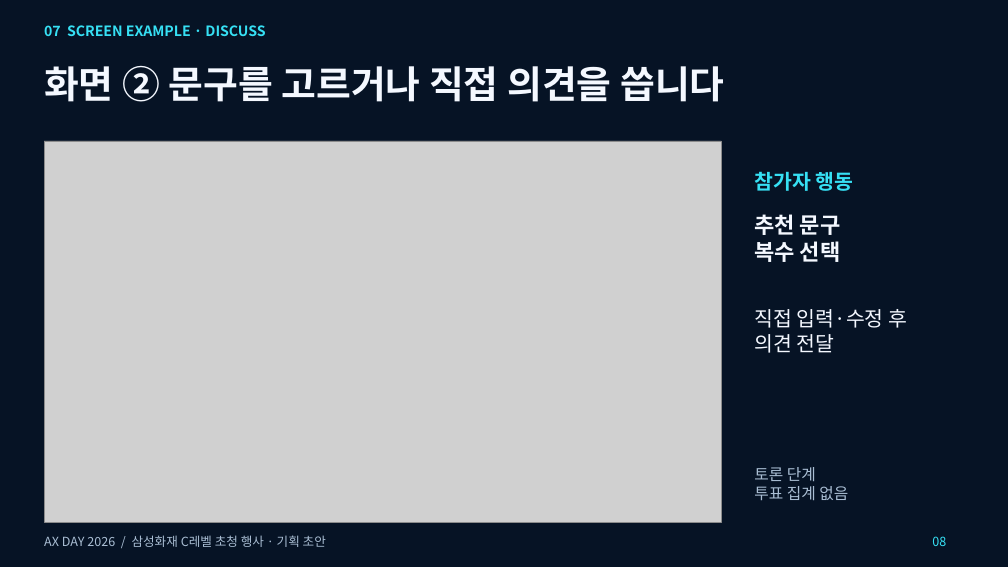
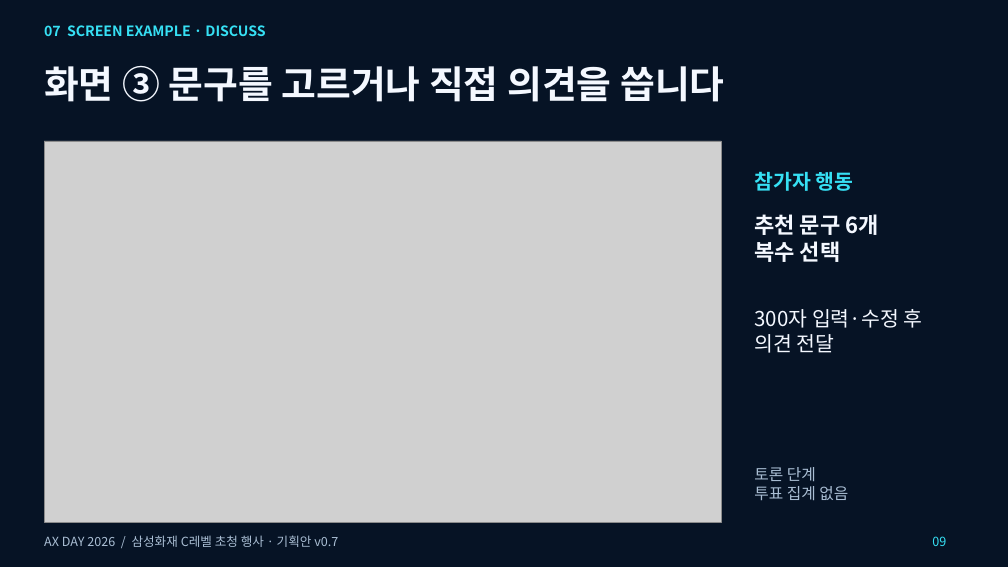
Before and after one commit to hyuny0219/axday_agent, a slide deck: slide 9 of docs/reference/AX_Day_2026_Boardroom_Proposal.pptx (slide 8 before the commit). Drawn at 1008x567 pixels with LibreOffice and Linux fonts; fonts in the diff are those of the drawing; grey boxes stand for pictures. Boxes give left, top, right and bottom in pixels: in the first picture for what was removed or moved away, otherwise in the second. Text is boxed around its words. In the diff, an @@ line names an element or a change of style, - is before the commit and + after.

```diff
--- a/docs/reference/AX_Day_2026_Boardroom_Proposal.pptx
+++ b/docs/reference/AX_Day_2026_Boardroom_Proposal.pptx
@@ text at box(44, 66, 724, 102): text changed @@
-화면 ② 문구를 고르거나 직접 의견을 씁니다
+화면 ③ 문구를 고르거나 직접 의견을 씁니다
@@ text at box(754, 214, 879, 235): text changed @@
-추천 문구
+추천 문구 6개
@@ text at box(754, 309, 923, 328): text changed @@
-직접 입력·수정 후
+300자 입력·수정 후
@@ text at box(44, 535, 338, 547): text changed @@
-AX DAY 2026 / 삼성화재 C레벨 초청 행사 · 기획 초안
+AX DAY 2026 / 삼성화재 C레벨 초청 행사 · 기획안 v0.7
@@ text at box(932, 536, 946, 546): text changed @@
-08
+09
```
Also in this commit, not shown: 15 other slides changed, 2 slides added, 13 other files.
